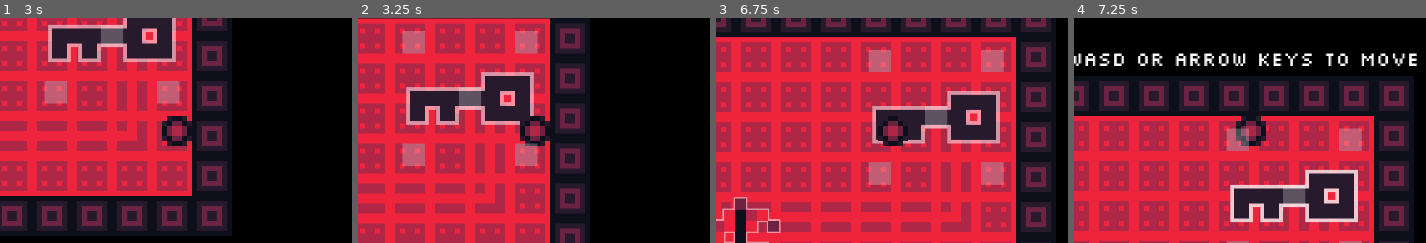
Above: before the commit, frames 1-4 (left to right).
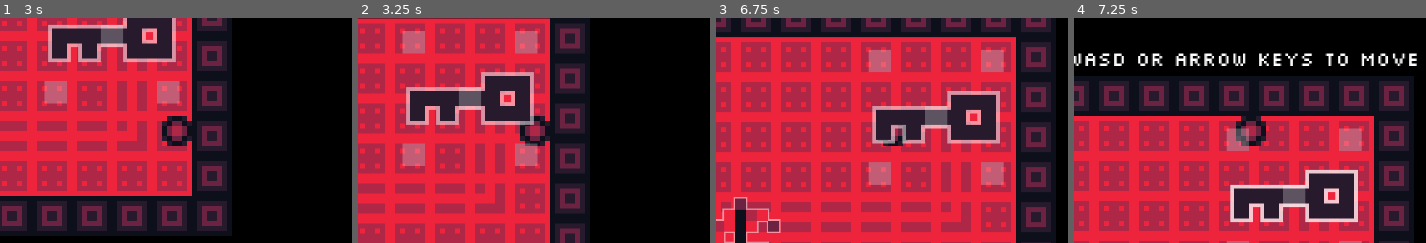
Above: after the commit, the same moments.

Repository: GriffinBaxter/Scaled-To-Nothing
Game: Godot game, scene res://Scenes/main.tscn
Two runs of this game, one before a commit and one after it. Both use one fixed random seed, a clock stepped at 60 frames per second and the inputs below.
Inputs (mouse positions are % of the whole screen's width and height, from its top left):
- Up to frame 1 (3 s): tap Enter at 0.5 s; move the mouse to (61, 41) at 0.52 s; press the mouse at (61, 41) at 0.53 s; hold D (right) 0.53-1.28 s; move the mouse to (14, 68) at 1.27 s; release the mouse at (14, 68) at 1.28 s; hold S (down) 1.28-2.03 s; click (14, 68) at 1.35 s; tap Space at 2 s; move the mouse to (61, 28) at 2.02 s; press the mouse at (61, 28) at 2.03 s; hold D (right) 2.03-2.78 s; move the mouse to (44, 70) at 2.77 s; release the mouse at (44, 70) at 2.78 s; hold W (up) from 2.78 s (still down); click (44, 70) at 2.85 s
- Up to frame 2 (3.25 s): keep holding W (up)
- Up to frame 3 (6.75 s): move the mouse to (84, 65) at 3.52 s; release W (up) at 3.53 s; press the mouse at (84, 65) at 3.53 s; hold A (left) 3.53-5.03 s; move the mouse to (16, 35) at 4.27 s; release the mouse at (16, 35) at 4.28 s; click (16, 35) at 4.35 s; tap Enter at 5 s; move the mouse to (55, 50) at 5.02 s; press the mouse at (55, 50) at 5.03 s; hold S (down) 5.03-5.78 s; move the mouse to (33, 25) at 5.77 s; release the mouse at (33, 25) at 5.78 s; hold D (right) 5.78-6.53 s; click (33, 25) at 5.85 s; move the mouse to (75, 45) at 6.52 s; press the mouse at (75, 45) at 6.53 s; hold W (up) from 6.53 s (still down)
- Up to frame 4 (7.25 s): keep holding W (up)
The pictures show only the part of the screen within x 25-75%, y 25-75%; the shares and areas given below are measured in that part.

Frame 1 is identical in both runs. In frame 2, 0.1% of the frame differs, in the area x 46-50%, y 43-48%; in frame 3, 0.7%, in the area x 46-55%, y 43-56%; in frame 4, nothing differs.

Commit message:
Add ability to scale player in level 3 onwards

Diff:
--- a/Scenes/main.tscn
+++ b/Scenes/main.tscn
@@ -1,8 +1,9 @@
-[gd_scene load_steps=16 format=4 uid="uid://2n7xtdyiry4g"]
+[gd_scene load_steps=18 format=4 uid="uid://2n7xtdyiry4g"]
 
 [ext_resource type="Script" path="res://Scripts/player.gd" id="1_fhvsp"]
 [ext_resource type="Texture2D" uid="uid://f75gnjjahelx" path="res://Images/Tilemap.png" id="1_nybsv"]
 [ext_resource type="Script" path="res://Scripts/main.gd" id="1_p1pii"]
+[ext_resource type="Script" path="res://Scripts/object_scaling.gd" id="2_x21wm"]
 [ext_resource type="Texture2D" uid="uid://r3pyjl3arkfb" path="res://Images/Player.png" id="3_4tu8w"]
 [ext_resource type="FontFile" uid="uid://b5onpbcedntbx" path="res://Font/Silkscreen/slkscr.ttf" id="4_f43fv"]
 [ext_resource type="PackedScene" uid="uid://bgwxg6te5hgl0" path="res://Scenes/key.tscn" id="4_wifqe"]
@@ -17,6 +18,9 @@
 
 [sub_resource type="CircleShape2D" id="CircleShape2D_5demu"]
 radius = 60.0
+
+[sub_resource type="RectangleShape2D" id="RectangleShape2D_nbkcc"]
+size = Vector2(15, 15)
 
 [sub_resource type="TileSetAtlasSource" id="TileSetAtlasSource_ucfa0"]
 texture = ExtResource("1_nybsv")
@@ -69,10 +73,12 @@
 5:0/3/flip_v = true
 6:0/next_alternative_id = 2
 6:0/0 = 0
-6:0/0/physics_layer_0/polygon_0/points = PackedVector2Array(-2.03125, -4, 1.90625, -4, 1.96875, 4, -1.96875, 4)
+6:0/0/physics_layer_0/polygon_0/points = PackedVector2Array(-2.09375, 4, -2.09375, -4, -4, -4, -4, 4)
+6:0/0/physics_layer_0/polygon_1/points = PackedVector2Array(4, -4, 4, 4, 1.96875, 4, 1.96875, -4)
 6:0/1 = 1
 6:0/1/transpose = true
-6:0/1/physics_layer_0/polygon_0/points = PackedVector2Array(-4, -2, 4, -2, 4, 2, -4, 2)
+6:0/1/physics_layer_0/polygon_0/points = PackedVector2Array(-4, -2, 4, -2, 4, -4, -4, -4)
+6:0/1/physics_layer_0/polygon_1/points = PackedVector2Array(-4, 1.875, 4, 1.9375, 4, 4, -4, 4)
 
 [sub_resource type="TileSet" id="TileSet_8iq43"]
 tile_size = Vector2i(8, 8)
@@ -86,6 +92,7 @@
 script = ExtResource("1_fhvsp")
 
 [node name="Sprite2D" type="Sprite2D" parent="Player"]
+z_index = -1
 scale = Vector2(4, 4)
 texture = ExtResource("3_4tu8w")
 
@@ -99,6 +106,18 @@
 
 [node name="CollisionShape2D" type="CollisionShape2D" parent="Player/ScalePositionArea"]
 shape = SubResource("CircleShape2D_5demu")
+
+[node name="Area2DForScaling" type="Area2D" parent="Player" node_paths=PackedStringArray("scale_position_area", "main")]
+scale = Vector2(4, 4)
+script = ExtResource("2_x21wm")
+can_position = false
+can_scale = false
+scale_position_area = NodePath("../ScalePositionArea")
+main = NodePath("../..")
+max_scale = 1.0
+
+[node name="CollisionShape2D" type="CollisionShape2D" parent="Player/Area2DForScaling"]
+shape = SubResource("RectangleShape2D_nbkcc")
 
 [node name="UI" type="Control" parent="."]
 layout_mode = 3
@@ -125,19 +144,23 @@
 [node name="Level1" type="Node2D" parent="."]
 
 [node name="TileMapLayer1" type="TileMapLayer" parent="Level1"]
-z_index = -1
+z_index = -2
 scale = Vector2(4, 4)
 tile_map_data = PackedByteArray("AAD/////AQAAAAAAAAD//wAAAQAAAAAAAAAAAAAAAQAAAAAAAAAAAP//AQAAAAAAAAABAP//AQAAAAAAAAABAA …(1200 unchanged characters)…
 tile_set = SubResource("TileSet_8iq43")
 
-[node name="Key" parent="Level1" instance=ExtResource("4_wifqe")]
+[node name="Key" parent="Level1" node_paths=PackedStringArray("scale_position_area", "main") instance=ExtResource("4_wifqe")]
+scale_position_area = NodePath("../../Player/ScalePositionArea")
+main = NodePath("../..")
 min_scale = 0.7
 max_scale = 3.0
 
-[node name="Plant" parent="Level1" instance=ExtResource("5_e7868")]
+[node name="Plant" parent="Level1" node_paths=PackedStringArray("scale_position_area", "main") instance=ExtResource("5_e7868")]
 position = Vector2(-88, 64)
 scale = Vector2(8, 8)
 can_position = false
+scale_position_area = NodePath("../../Player/ScalePositionArea")
+main = NodePath("../..")
 max_scale = 1.1
 
 [node name="LockedDoorConnect" parent="Level1" instance=ExtResource("7_aelm3")]
@@ -145,30 +168,38 @@
 [node name="Level2" type="Node2D" parent="."]
 
 [node name="TileMapLayer2" type="TileMapLayer" parent="Level2"]
-z_index = -1
+z_index = -2
 scale = Vector2(4, 4)
 tile_map_data = PackedByteArray("AAD7//3/AQABAAAAAAD7//7/AQABAAAAAAD7////AQABAAAAAAD7/wAAAQABAAAAAAD7//z/AQABAAAAAAD7/w …(1616 unchanged characters)…
 tile_set = SubResource("TileSet_8iq43")
 
-[node name="KeyFlipped" parent="Level2" instance=ExtResource("7_26u75")]
+[node name="KeyFlipped" parent="Level2" node_paths=PackedStringArray("scale_position_area", "main") instance=ExtResource("7_26u75")]
 position = Vector2(-360, 176)
-
-[node name="Plant" parent="Level2" instance=ExtResource("5_e7868")]
+scale_position_area = NodePath("../../Player/ScalePositionArea")
+main = NodePath("../..")
+
+[node name="Plant" parent="Level2" node_paths=PackedStringArray("scale_position_area", "main") instance=ExtResource("5_e7868")]
 position = Vector2(-216, -144)
 scale = Vector2(8, 8)
 can_position = false
-
-[node name="SquareTable" parent="Level2" instance=ExtResource("7_m16ng")]
+scale_position_area = NodePath("../../Player/ScalePositionArea")
+main = NodePath("../..")
+
+[node name="SquareTable" parent="Level2" node_paths=PackedStringArray("scale_position_area", "main") instance=ExtResource("7_m16ng")]
 position = Vector2(-296, 160)
 scale = Vector2(8, 8)
 can_position = false
+scale_position_area = NodePath("../../Player/ScalePositionArea")
+main = NodePath("../..")
 min_scale = 0.3
 max_scale = 1.5
 
-[node name="CircleTable" parent="Level2" instance=ExtResource("8_vmjtb")]
+[node name="CircleTable" parent="Level2" node_paths=PackedStringArray("scale_position_area", "main") instance=ExtResource("8_vmjtb")]
 position = Vector2(-232, 104)
 scale = Vector2(8, 8)
 can_position = false
+scale_position_area = NodePath("../../Player/ScalePositionArea")
+main = NodePath("../..")
 max_scale = 1.5
 
 [node name="LockedDoorConnect" parent="Level2" instance=ExtResource("7_aelm3")]
@@ -177,11 +208,14 @@
 [node name="Level3" type="Node2D" parent="."]
 
 [node name="TileMapLayer3" type="TileMapLayer" parent="Level3"]
-z_index = -1
+z_index = -2
 scale = Vector2(4, 4)
 tile_map_data = PackedByteArray("AAD7//z/AQABAAAAAAD7//v/AQABAAAAAAD7//r/AQAAAAAAAAD7//n/AQABAAAAAAD8//z/AQABAAAAAAD9// …(1312 unchanged characters)…
 tile_set = SubResource("TileSet_8iq43")
 
+[connection signal="mouse_entered" from="Player/Area2DForScaling" to="Player/Area2DForScaling" method="_on_mouse_entered"]
+[connection signal="mouse_exited" from="Player/Area2DForScaling" to="Player/Area2DForScaling" method="_on_mouse_exited"]
+[connection signal="object_currently_scaling" from="Player/Area2DForScaling" to="." method="_on_object_currently_scaling"]
 [connection signal="object_currently_scaling" from="Level1/Key" to="." method="_on_object_currently_scaling"]
 [connection signal="object_currently_scaling" from="Level1/Plant" to="." method="_on_object_currently_scaling"]
 [connection signal="area_entered" from="Level1/LockedDoorConnect" to="." method="_l1_on_key_connect"]
--- a/Scripts/main.gd
+++ b/Scripts/main.gd
@@ -14,6 +14,7 @@
 var global_object_currently_scaling = null
 
 @onready var player: CharacterBody2D = $Player
+@onready var player_area_2d_for_scaling: Area2D = $Player/Area2DForScaling
 
 # level 1
 @onready var level_1: Node2D = $Level1
@@ -51,6 +52,7 @@
 		update_level(2, l2_items_to_hide, [l1_items_to_hide, l3_items_to_hide])
 	else:
 		update_level(3, l3_items_to_hide, [l1_items_to_hide, l2_items_to_hide])
+		player_area_2d_for_scaling.can_scale = true
 
 
 func set_sprite_outline_colour(sprite, colour):
--- a/Scripts/object_scaling.gd
+++ b/Scripts/object_scaling.gd
@@ -1,4 +1,4 @@
-extends Area2D
+extends CollisionObject2D
 
 signal object_currently_scaling(value)
 
@@ -9,6 +9,10 @@
 const CORNER_SELECT_OFFSET = 12.0
 
 @export var can_position = true
+@export var can_scale = true
+
+@export var scale_position_area: Area2D
+@export var main: Node
 
 @export_range(0.1, 1., 0.1) var min_scale = 0.5
 @export_range(1., 3., 0.1) var max_scale = 2.
@@ -20,9 +24,6 @@
 var currently_scaling_or_positioning = false
 var near_player = false
 
-@onready var scale_position_area: Area2D = $"../../Player/ScalePositionArea"
-@onready var main: Node = $"../.."
-
 
 func _ready() -> void:
 	original_scale = scale
@@ -34,10 +35,10 @@
 		const SQUARE_SIZE = Vector2(1.5, 1.5)
 		const ACTIVE_COLOR = Color(1, 1, 1, 1)
 		const INACTIVE_COLOR = Color(1, 1, 1, 0.25)
-		draw_set_transform(Vector2(-position.x, -position.y))
-
-		# middle
+		draw_set_transform(Vector2(-global_position.x, -global_position.y))
+
 		if can_position:
+			# middle
 			var middle_rect = Rect2(
 				Vector2(
 					global_position.x - SQUARE_SIZE.x / 2, global_position.y - SQUARE_SIZE.y / 2
@@ -48,46 +49,48 @@
 				middle_rect, ACTIVE_COLOR if selected_corner == CornerPos.MIDDLE else INACTIVE_COLOR
 			)
 
-		# top left
-		var top_left_rect = Rect2(
-			Vector2(
-				global_position.x - OFFSET - SQUARE_SIZE.x,
-				global_position.y - OFFSET - SQUARE_SIZE.y
-			),
-			SQUARE_SIZE
-		)
-		draw_rect(
-			top_left_rect, ACTIVE_COLOR if selected_corner == CornerPos.TOP_LEFT else INACTIVE_COLOR
-		)
-
-		# top right
-		var top_right_rect = Rect2(
-			Vector2(global_position.x + OFFSET, global_position.y - OFFSET - SQUARE_SIZE.y),
-			SQUARE_SIZE
-		)
-		draw_rect(
-			top_right_rect,
-			ACTIVE_COLOR if selected_corner == CornerPos.TOP_RIGHT else INACTIVE_COLOR
-		)
-
-		# bottom left
-		var bottom_left_rect = Rect2(
-			Vector2(global_position.x - OFFSET - SQUARE_SIZE.x, global_position.y + OFFSET),
-			SQUARE_SIZE
-		)
-		draw_rect(
-			bottom_left_rect,
-			ACTIVE_COLOR if selected_corner == CornerPos.BOTTOM_LEFT else INACTIVE_COLOR
-		)
-
-		# bottom right
-		var bottom_right_rect = Rect2(
-			Vector2(global_position.x + OFFSET, global_position.y + OFFSET), SQUARE_SIZE
-		)
-		draw_rect(
-			bottom_right_rect,
-			ACTIVE_COLOR if selected_corner == CornerPos.BOTTOM_RIGHT else INACTIVE_COLOR
-		)
+		if can_scale:
+			# top left
+			var top_left_rect = Rect2(
+				Vector2(
+					global_position.x - OFFSET - SQUARE_SIZE.x,
+					global_position.y - OFFSET - SQUARE_SIZE.y
+				),
+				SQUARE_SIZE
+			)
+			draw_rect(
+				top_left_rect,
+				ACTIVE_COLOR if selected_corner == CornerPos.TOP_LEFT else INACTIVE_COLOR
+			)
+
+			# top right
+			var top_right_rect = Rect2(
+				Vector2(global_position.x + OFFSET, global_position.y - OFFSET - SQUARE_SIZE.y),
+				SQUARE_SIZE
+			)
+			draw_rect(
+				top_right_rect,
+				ACTIVE_COLOR if selected_corner == CornerPos.TOP_RIGHT else INACTIVE_COLOR
+			)
+
+			# bottom left
+			var bottom_left_rect = Rect2(
+				Vector2(global_position.x - OFFSET - SQUARE_SIZE.x, global_position.y + OFFSET),
+				SQUARE_SIZE
+			)
+			draw_rect(
+				bottom_left_rect,
+				ACTIVE_COLOR if selected_corner == CornerPos.BOTTOM_LEFT else INACTIVE_COLOR
+			)
+
+			# bottom right
+			var bottom_right_rect = Rect2(
+				Vector2(global_position.x + OFFSET, global_position.y + OFFSET), SQUARE_SIZE
+			)
+			draw_rect(
+				bottom_right_rect,
+				ACTIVE_COLOR if selected_corner == CornerPos.BOTTOM_RIGHT else INACTIVE_COLOR
+			)
 
 
 func _input(event: InputEvent) -> void:
@@ -116,7 +119,8 @@
 		elif (
 			(currently_scaling_or_positioning and selected_corner == CornerPos.TOP_LEFT)
 			or (
-				(global_mouse_position - global_position).x < -CORNER_SELECT_OFFSET
+				can_scale
+				and (global_mouse_position - global_position).x < -CORNER_SELECT_OFFSET
 				and (global_mouse_position - global_position).y < -CORNER_SELECT_OFFSET
 			)
 		):
@@ -128,7 +132,8 @@
 		elif (
 			(currently_scaling_or_positioning and selected_corner == CornerPos.TOP_RIGHT)
 			or (
-				(global_mouse_position - global_position).x > CORNER_SELECT_OFFSET
+				can_scale
+				and (global_mouse_position - global_position).x > CORNER_SELECT_OFFSET
 				and (global_mouse_position - global_position).y < -CORNER_SELECT_OFFSET
 			)
 		):
@@ -140,7 +145,8 @@
 		elif (
 			(currently_scaling_or_positioning and selected_corner == CornerPos.BOTTOM_LEFT)
 			or (
-				(global_mouse_position - global_position).x < -CORNER_SELECT_OFFSET
+				can_scale
+				and (global_mouse_position - global_position).x < -CORNER_SELECT_OFFSET
 				and (global_mouse_position - global_position).y > CORNER_SELECT_OFFSET
 			)
 		):
@@ -152,7 +158,8 @@
 		elif (
 			(currently_scaling_or_positioning and selected_corner == CornerPos.BOTTOM_RIGHT)
 			or (
-				(global_mouse_position - global_position).x > CORNER_SELECT_OFFSET
+				can_scale
+				and (global_mouse_position - global_position).x > CORNER_SELECT_OFFSET
 				and (global_mouse_position - global_position).y > CORNER_SELECT_OFFSET
 			)
 		):
@@ -166,33 +173,34 @@
 
 
 func _process(delta: float) -> void:
-	var new_is_near_player = scale_position_area.overlaps_area(self)
-	if new_is_near_player != near_player:
-		near_player = scale_position_area.overlaps_area(self)
-		queue_redraw()
-
-	if Input.is_action_just_released("left_mouse"):
-		currently_scaling_or_positioning = false
-		object_currently_scaling.emit(null)
-
-	elif (
-		near_player
-		and Input.is_action_pressed("left_mouse")
-		and (mouse_entered_object or currently_scaling_or_positioning)
-	):
-		object_currently_scaling.emit(self)
-		if main.global_object_currently_scaling == self:
-			currently_scaling_or_positioning = true
-			var global_mouse_position = get_global_mouse_position()
-			var to_scale = Vector2(current_scale_amount * delta, current_scale_amount * delta)
-			if selected_corner == CornerPos.MIDDLE:
-				position = global_mouse_position
-			elif scale + to_scale > original_scale * max_scale:
-				scale = original_scale * max_scale
-			elif scale + to_scale < original_scale * min_scale:
-				scale = original_scale * min_scale
-			else:
-				scale += to_scale
+	if can_scale:
+		var new_is_near_player = scale_position_area.overlaps_area(self)
+		if new_is_near_player != near_player:
+			near_player = scale_position_area.overlaps_area(self)
+			queue_redraw()
+
+		if Input.is_action_just_released("left_mouse"):
+			currently_scaling_or_positioning = false
+			object_currently_scaling.emit(null)
+
+		elif (
+			near_player
+			and Input.is_action_pressed("left_mouse")
+			and (mouse_entered_object or currently_scaling_or_positioning)
+		):
+			object_currently_scaling.emit(self)
+			if main.global_object_currently_scaling == self:
+				currently_scaling_or_positioning = true
+				var global_mouse_position = get_global_mouse_position()
+				var to_scale = Vector2(current_scale_amount * delta, current_scale_amount * delta)
+				if selected_corner == CornerPos.MIDDLE:
+					position = global_mouse_position
+				elif scale + to_scale > original_scale * max_scale:
+					scale = original_scale * max_scale
+				elif scale + to_scale < original_scale * min_scale:
+					scale = original_scale * min_scale
+				else:
+					scale += to_scale
 
 
 func update_corner(corner: CornerPos) -> void:
--- a/Scripts/player.gd
+++ b/Scripts/player.gd
@@ -1,6 +1,9 @@
 extends CharacterBody2D
 
 const SPEED = 200.0
+
+@onready var area_2d_for_scaling: Area2D = $Area2DForScaling
+@onready var collision_shape_2d: CollisionShape2D = $CollisionShape2D
 
 
 func _physics_process(_delta: float) -> void:
@@ -15,3 +18,6 @@
 
 func _process(_delta: float) -> void:
 	move_and_slide()
+
+	scale = area_2d_for_scaling.scale / 4
+	collision_shape_2d.scale = area_2d_for_scaling.scale / 4
